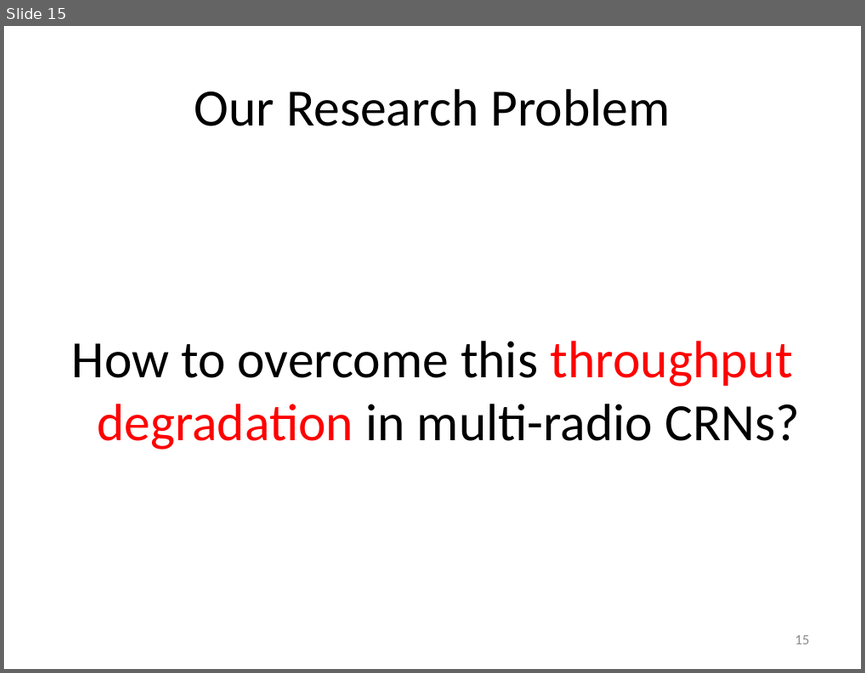
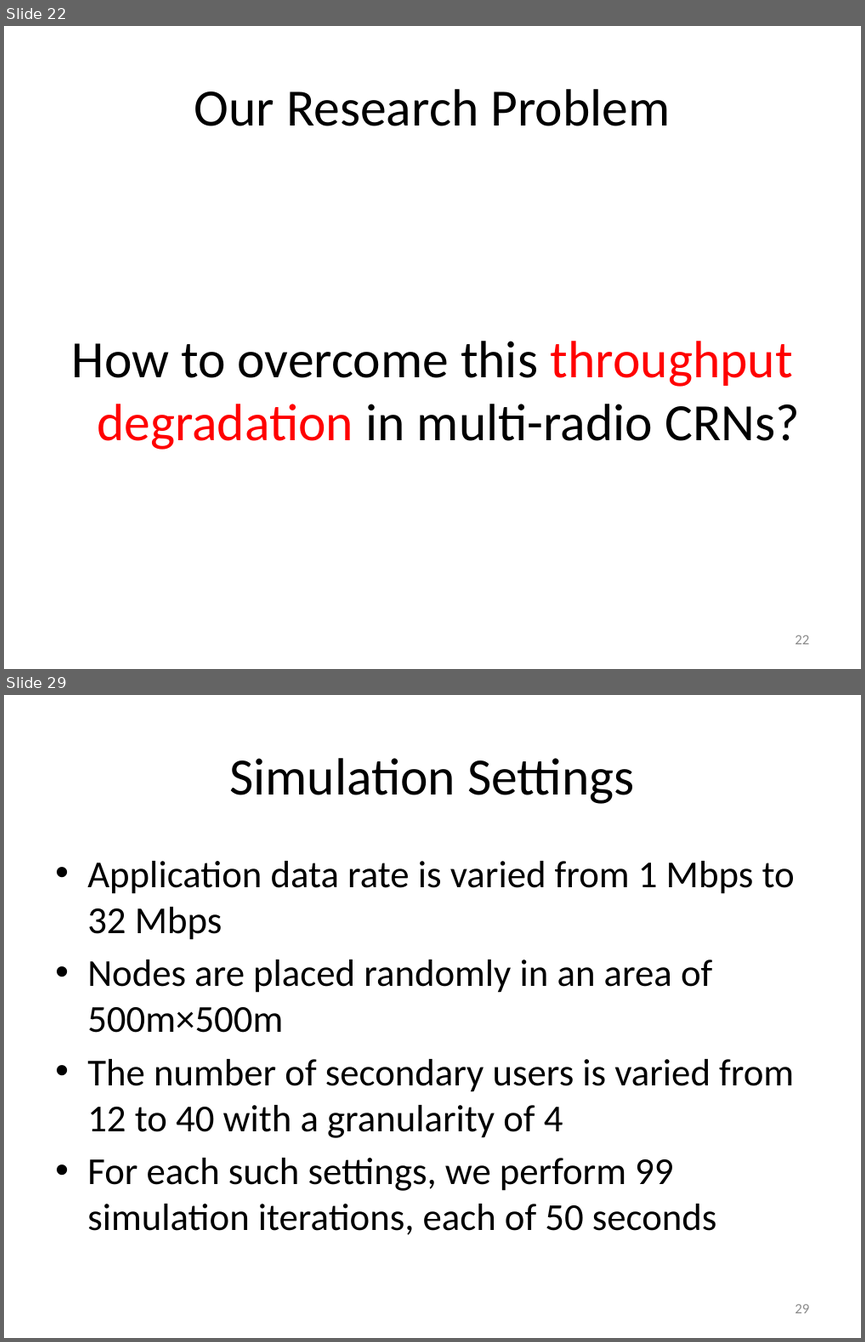
Before and after one commit to takhandipu/MSThesisPresentation, a slide deck: draft.pptx. Shown one above the other, each under a label of ours: slide 15 before the commit, slides 22 and 29 after it; the slides between them are not shown. The pictures are 865x673 and 865x1342 pixels, drawn with LibreOffice and Linux fonts; fonts in the diff are those of the drawing. Boxes give left, top, right and bottom in pixels: in the first picture for what was removed or moved away, otherwise in the second. Text is boxed around its words. In the diff, an @@ line names an element or a change of style, - is before the commit and + after.

```diff
--- a/draft.pptx
+++ b/draft.pptx
@@ slide 29 added at box(4, 695, 861, 1338), background #FFFFFF @@
@@ title added at box(229, 758, 635, 804), 44 pt, text #000000 @@
+Simulation Settings
@@ text added at box(87, 861, 794, 1235), 32 pt, text #000000 @@
+• Application data rate is varied from 1 Mbps to 32 Mbps
+• Nodes are placed randomly in an area of 500m×500m
+• The number of secondary users is varied from 12 to 40 with a granularity of 4
+• For each such settings, we perform 99 simulation iterations, each of 50 seconds
@@ page number added at box(794, 1304, 809, 1313), 12 pt, text #8C8C8C @@
+29
@@ what was slide 15 is now slide 22 @@
@@ page number at box(794, 635, 809, 644): text changed @@
-15
+22
```
Also in this commit, not shown: 9 slides changed, 11 other slides added, 7 slides removed, 2 other files.
